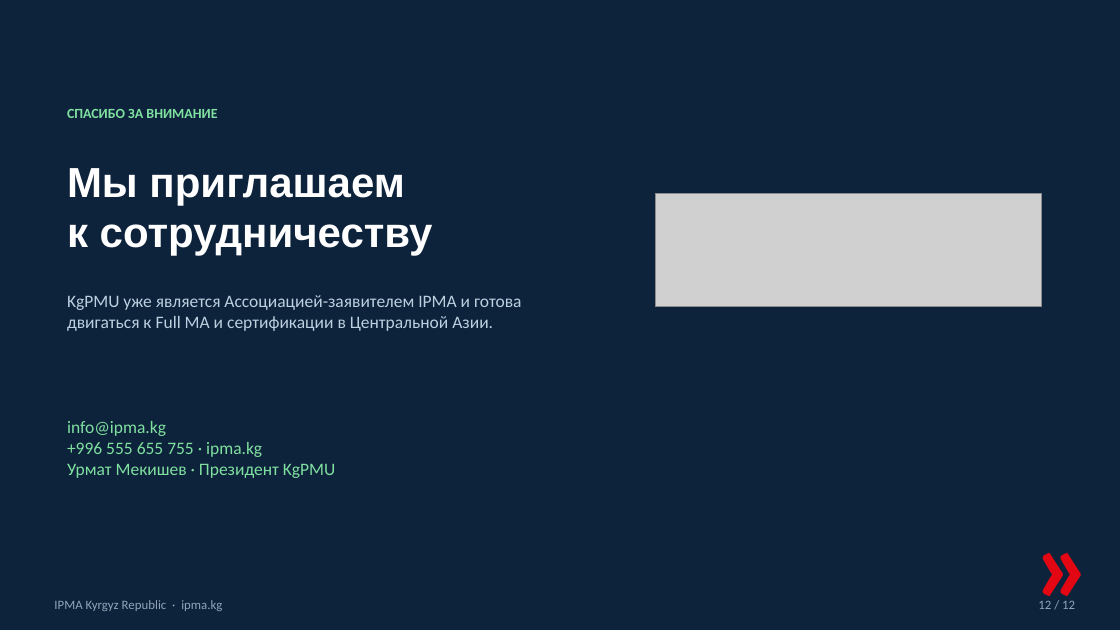
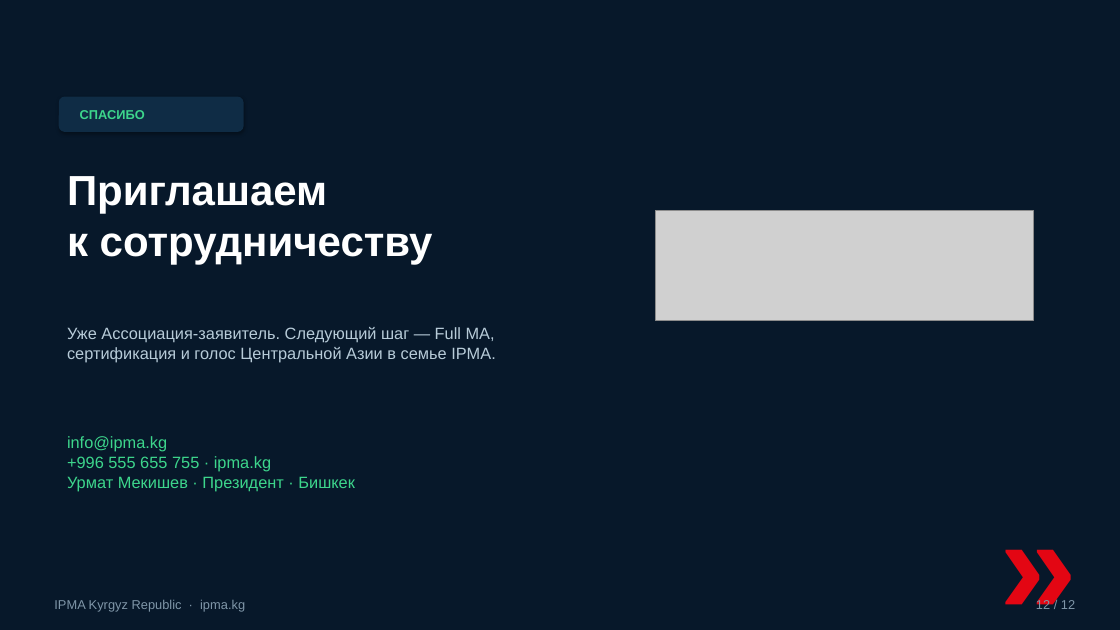
Before and after one commit to umekishev/umekishev, a slide deck: slide 12 of presentations/IPMA_Kyrgyzstan_CoD_Presentation.pptx. Drawn at 1120x630 pixels with LibreOffice and Linux fonts; fonts in the diff are those of the drawing; grey boxes stand for pictures. Boxes give left, top, right and bottom in pixels: in the first picture for what was removed or moved away, otherwise in the second. Text is boxed around its words. In the diff, an @@ line names an element or a change of style, - is before the commit and + after.

```diff
--- a/presentations/IPMA_Kyrgyzstan_CoD_Presentation.pptx
+++ b/presentations/IPMA_Kyrgyzstan_CoD_Presentation.pptx
@@ rectangle at (0,0,1120,630): fill #0D223B to #07182A @@
@@ rounded rectangle added at (59,97,244,132), fill #0F2C45 @@
@@ text at (80,110,145,119): text changed; size 12 to 11 pt; font Calibri to Arial; text colour #7FE0A0 to #3DD68C @@
-СПАСИБО ЗА ВНИМАНИЕ
+СПАСИБО
@@ text at (67,176,433,264): text changed @@
-Мы приглашаем
-к сотрудничеству
+Приглашаем
+к сотрудничеству
@@ picture: place and size @@
-picture at (655,193,1042,306)
+picture at (655,210,1033,321)
@@ text at (67,327,496,362): text changed; size 15 to 14 pt; font Calibri to Arial; text colour #BCD0DF to #B7CBD8 @@
-KgPMU уже является Ассоциацией-заявителем IPMA и готова двигаться к Full MA и сертификации в Центральной Азии.
+Уже Ассоциация-заявитель. Следующий шаг — Full MA, сертификация и голос Центральной Азии в семье IPMA.
@@ text at (67,436,355,491): text changed; size 15 to 14 pt; font Calibri to Arial; text colour #7FE0A0 to #3DD68C @@
-info@ipma.kg
-+996 555 655 755 · ipma.kg
-Урмат Мекишев · Президент KgPMU
+info@ipma.kg
++996 555 655 755 · ipma.kg
+Урмат Мекишев · Президент · Бишкек
@@ text "»": place and size @@
-text "»" at (1025,487,1120,588)
+text "»" at (991,471,1120,597)
@@ text "»" at (991,471,1120,597): size 96 to 120 pt, font Calibri to Arial @@
@@ text "IPMA Kyrgyz Republic · ipma.kg" at (54,600,245,612): font Calibri to Arial, text colour #8FA6B8 to #7F96A8 @@
@@ text "12 / 12" at (1036,599,1075,612): font Calibri to Arial, text colour #8FA6B8 to #7F96A8 @@
```
Also in this commit, not shown: 11 other slides changed, 1 other file.
